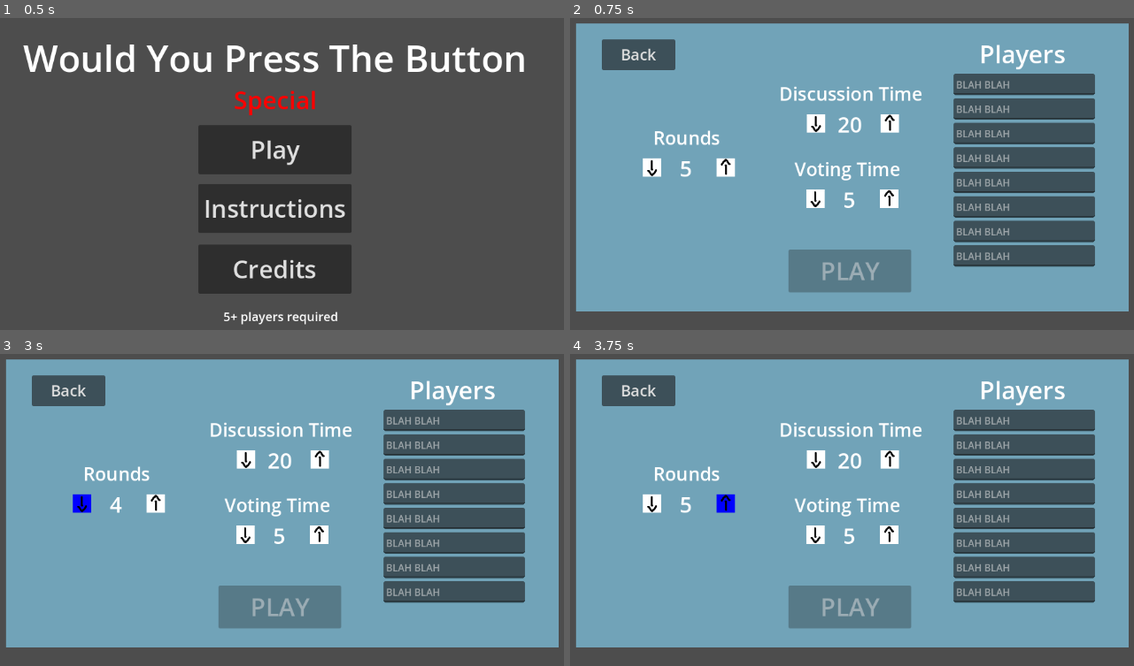
Above: before the commit, frames 1-4 (two rows, left to right).
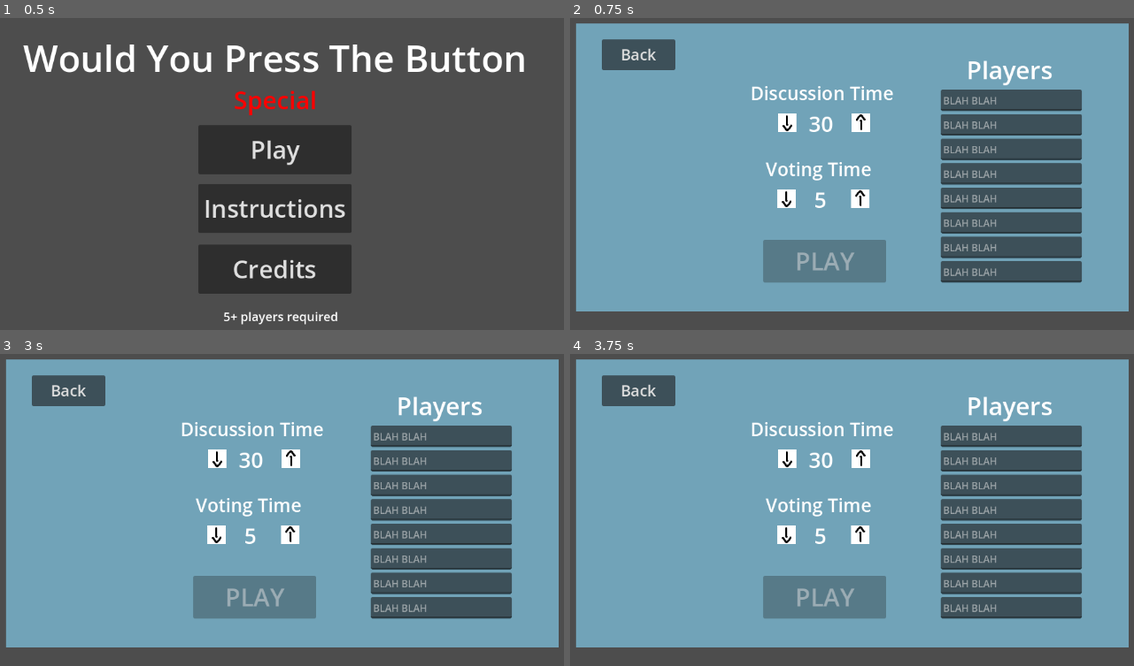
Above: after the commit, the same moments.

Repository: Beepered/WouldYouPressTheButton-Special
Game: Godot game, scene res://scenes/main_menu.tscn
The game is run twice, just before and just after one commit, with the same random seed, the same clock (stepped at 60 frames per second) and the same inputs.
Inputs (mouse positions are in pixels of both pictures, inside the frame that each line leads up to):
- Up to frame 1 (0.5 s): no input
- Up to frame 2 (0.75 s): click "Play" at 0.5 s
- Up to frame 3 (3 s): click "Back" at 1.25 s; click "Play" at 2 s; tap Enter at 2.75 s; move the mouse to (84, 503) at 2.77 s; click (84, 503) at 2.92 s
- Up to frame 4 (3.75 s): tap Space at 3.5 s; move the mouse to (727, 503) at 3.52 s; click (727, 503) at 3.67 s

Frame 1 is identical in both runs. In frame 2, 17% of the frame differs, in the area x 12-94%, y 8-88%; in frame 3, 17%; in frame 4, 17%.

Commit message:
Change rounds option deleted
Needs to be assigned in discussion.gd based on how many players

Diff:
--- a/wouldyoupressthebutton-special/scenes/main_menu.tscn
+++ b/wouldyoupressthebutton-special/scenes/main_menu.tscn
@@ -1,16 +1,15 @@
-[gd_scene load_steps=9 format=3 uid="uid://bdyqluc1cfnb8"]
+[gd_scene load_steps=8 format=3 uid="uid://bdyqluc1cfnb8"]
 
 [ext_resource type="Texture2D" uid="uid://bgygn6ii42cpa" path="res://sprites/pixel.png" id="1_1bg67"]
 [ext_resource type="Script" path="res://scripts/menu/main_menu.gd" id="1_77ssq"]
 [ext_resource type="Texture2D" uid="uid://dve4ik6nav6mk" path="res://sprites/arrow.png" id="3_8h1ks"]
 [ext_resource type="Script" path="res://scripts/menu/discussSettingArrow.gd" id="4_flmkl"]
 [ext_resource type="Script" path="res://scripts/menu/voteSettingArrow.gd" id="4_ntwn2"]
-[ext_resource type="Script" path="res://scripts/menu/roundSettingArrow.gd" id="4_xe8hp"]
+
+[sub_resource type="FontVariation" id="FontVariation_jeu8t"]
 
 [sub_resource type="RectangleShape2D" id="RectangleShape2D_srou7"]
 size = Vector2(30, 30)
-
-[sub_resource type="FontVariation" id="FontVariation_jeu8t"]
 
 [node name="Main Menu" type="Node2D"]
 script = ExtResource("1_77ssq")
@@ -91,7 +90,6 @@
 text = "Instructions"
 
 [node name="Settings" type="Node2D" parent="CanvasLayer"]
-visible = false
 
 [node name="background" type="Sprite2D" parent="CanvasLayer/Settings"]
 modulate = Color(0.444489, 0.638216, 0.721653, 1)
@@ -107,55 +105,11 @@
 theme_override_font_sizes/font_size = 25
 text = "Back"
 
-[node name="Rounds" type="Label" parent="CanvasLayer/Settings"]
-offset_left = 202.0
-offset_top = 239.0
-offset_right = 435.0
-offset_bottom = 281.0
-theme_override_font_sizes/font_size = 30
-text = "Rounds"
-horizontal_alignment = 1
-vertical_alignment = 1
-
-[node name="num" type="Label" parent="CanvasLayer/Settings/Rounds"]
-layout_mode = 0
-offset_left = 70.0
-offset_top = 47.0
-offset_right = 160.0
-offset_bottom = 96.0
-theme_override_font_sizes/font_size = 35
-text = "5"
-horizontal_alignment = 1
-vertical_alignment = 1
-
-[node name="decrease" type="Sprite2D" parent="CanvasLayer/Settings/Rounds"]
-position = Vector2(60, 70)
-rotation = 3.14159
-texture = ExtResource("3_8h1ks")
-script = ExtResource("4_xe8hp")
-change = -1
-
-[node name="Area2D" type="Area2D" parent="CanvasLayer/Settings/Rounds/decrease"]
-
-[node name="CollisionShape2D" type="CollisionShape2D" parent="CanvasLayer/Settings/Rounds/decrease/Area2D"]
-shape = SubResource("RectangleShape2D_srou7")
-
-[node name="increase" type="Sprite2D" parent="CanvasLayer/Settings/Rounds"]
-position = Vector2(180, 70)
-texture = ExtResource("3_8h1ks")
-script = ExtResource("4_xe8hp")
-change = 1
-
-[node name="Area2D" type="Area2D" parent="CanvasLayer/Settings/Rounds/increase"]
-
-[node name="CollisionShape2D" type="CollisionShape2D" parent="CanvasLayer/Settings/Rounds/increase/Area2D"]
-shape = SubResource("RectangleShape2D_srou7")
-
 [node name="DiscussionTime" type="Label" parent="CanvasLayer/Settings"]
-offset_left = 469.0
-offset_top = 167.0
-offset_right = 702.0
-offset_bottom = 209.0
+offset_left = 422.0
+offset_top = 166.0
+offset_right = 655.0
+offset_bottom = 208.0
 theme_override_fonts/font = SubResource("FontVariation_jeu8t")
 theme_override_font_sizes/font_size = 30
 text = "Discussion Time"
@@ -197,9 +151,9 @@
 shape = SubResource("RectangleShape2D_srou7")
 
 [node name="VotingTime" type="Label" parent="CanvasLayer/Settings"]
-offset_left = 468.0
+offset_left = 421.0
 offset_top = 290.0
-offset_right = 693.0
+offset_right = 646.0
 offset_bottom = 332.0
 theme_override_font_sizes/font_size = 30
 text = "Voting Time"
@@ -241,10 +195,10 @@
 shape = SubResource("RectangleShape2D_srou7")
 
 [node name="NumPlayers" type="Label" parent="CanvasLayer/Settings"]
-offset_left = 753.0
-offset_top = 96.0
-offset_right = 978.0
-offset_bottom = 151.0
+offset_left = 732.0
+offset_top = 122.0
+offset_right = 957.0
+offset_bottom = 177.0
 theme_override_font_sizes/font_size = 40
 text = "Players"
 horizontal_alignment = 1
@@ -358,10 +312,10 @@
 text = "duplicate name found"
 
 [node name="PlayButton" type="Button" parent="CanvasLayer/Settings"]
-offset_left = 484.0
-offset_top = 443.0
-offset_right = 684.0
-offset_bottom = 513.0
+offset_left = 443.0
+offset_top = 427.0
+offset_right = 643.0
+offset_bottom = 497.0
 theme_override_font_sizes/font_size = 40
 text = "PLAY"
 
@@ -440,10 +394,6 @@
 [connection signal="button_down" from="CanvasLayer/main menu/Credits Button" to="." method="_on_credits_button_down"]
 [connection signal="button_down" from="CanvasLayer/main menu/Instructions" to="." method="_on_instructions_button_down"]
 [connection signal="button_down" from="CanvasLayer/Settings/BackButton" to="." method="_on_back_button_button_down"]
-[connection signal="mouse_entered" from="CanvasLayer/Settings/Rounds/decrease/Area2D" to="CanvasLayer/Settings/Rounds/decrease" method="_on_area_2d_mouse_entered"]
-[connection signal="mouse_exited" from="CanvasLayer/Settings/Rounds/decrease/Area2D" to="CanvasLayer/Settings/Rounds/decrease" method="_on_area_2d_mouse_exited"]
-[connection signal="mouse_entered" from="CanvasLayer/Settings/Rounds/increase/Area2D" to="CanvasLayer/Settings/Rounds/increase" method="_on_area_2d_mouse_entered"]
-[connection signal="mouse_exited" from="CanvasLayer/Settings/Rounds/increase/Area2D" to="CanvasLayer/Settings/Rounds/increase" method="_on_area_2d_mouse_exited"]
 [connection signal="mouse_entered" from="CanvasLayer/Settings/DiscussionTime/decrease/Area2D" to="CanvasLayer/Settings/DiscussionTime/decrease" method="_on_area_2d_mouse_entered"]
 [connection signal="mouse_exited" from="CanvasLayer/Settings/DiscussionTime/decrease/Area2D" to="CanvasLayer/Settings/DiscussionTime/decrease" method="_on_area_2d_mouse_exited"]
 [connection signal="mouse_entered" from="CanvasLayer/Settings/DiscussionTime/increase/Area2D" to="CanvasLayer/Settings/DiscussionTime/increase" method="_on_area_2d_mouse_entered"]
--- a/wouldyoupressthebutton-special/scripts/global.gd
+++ b/wouldyoupressthebutton-special/scripts/global.gd
@@ -4,7 +4,7 @@
 extends Node
 
 var numRounds = 5
-var discussTime = 20
+var discussTime = 30
 var voteTime = 5
 
 var playerNames = []
--- a/wouldyoupressthebutton-special/scripts/menu/main_menu.gd
+++ b/wouldyoupressthebutton-special/scripts/menu/main_menu.gd
@@ -11,7 +11,6 @@
 	$CanvasLayer/Settings.visible = false;
 
 func _process(_delta: float) -> void:
-	$CanvasLayer/Settings/Rounds/num.text = str(Global.numRounds)
 	$"CanvasLayer/Settings/DiscussionTime/time text".text = str(Global.discussTime)
 	$"CanvasLayer/Settings/VotingTime/time text".text = str(Global.voteTime)
 	if(checkNumPlayers() >= 5):
--- a/wouldyoupressthebutton-special/scripts/menu/roundSettingArrow.gd
+++ /dev/null
@@ -1,24 +0,0 @@
-extends Sprite2D
-
-@export var change = 0
-
-var minRounds = 1;
-var maxRounds = 20
-
-var mouseOver = false
-
-func _input(event):
-	if mouseOver && event is InputEventMouseButton:
-		if event.button_index == MOUSE_BUTTON_LEFT && event.pressed:
-			if(Global.numRounds + change >= minRounds && Global.numRounds + change <= maxRounds):
-				Global.numRounds += change;
-
-
-func _on_area_2d_mouse_entered() -> void:
-	mouseOver = true
-	modulate = Color(0, 0, 1)
-
-
-func _on_area_2d_mouse_exited() -> void:
-	mouseOver = false
-	modulate = Color(1, 1, 1)
